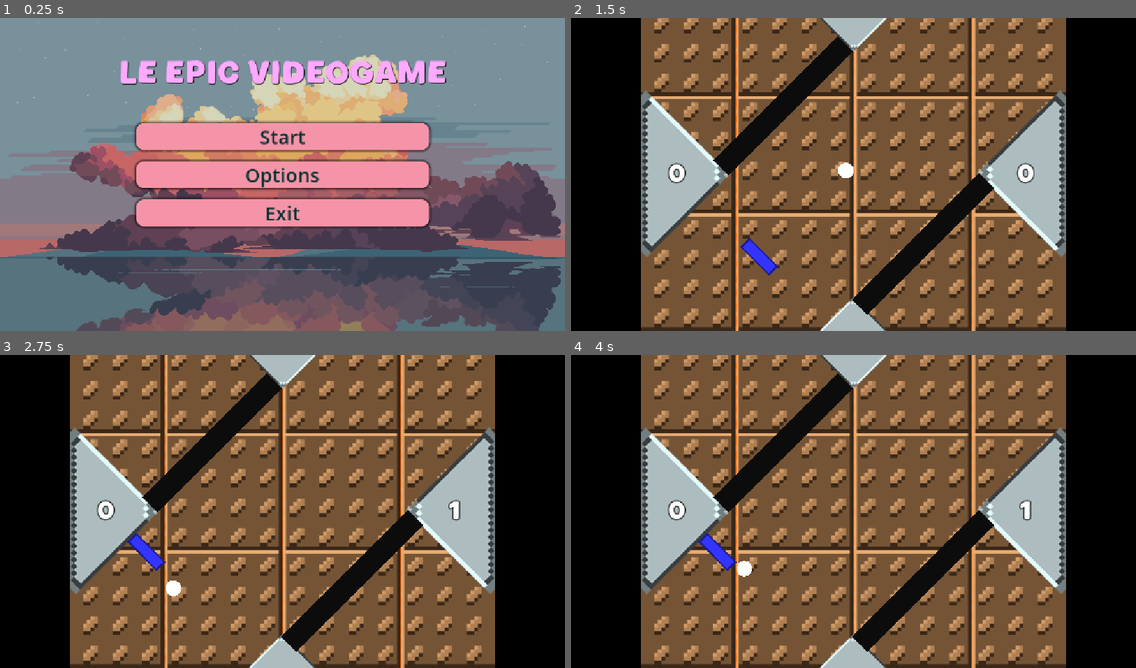
Above: before the commit, frames 1-4 (two rows, left to right).
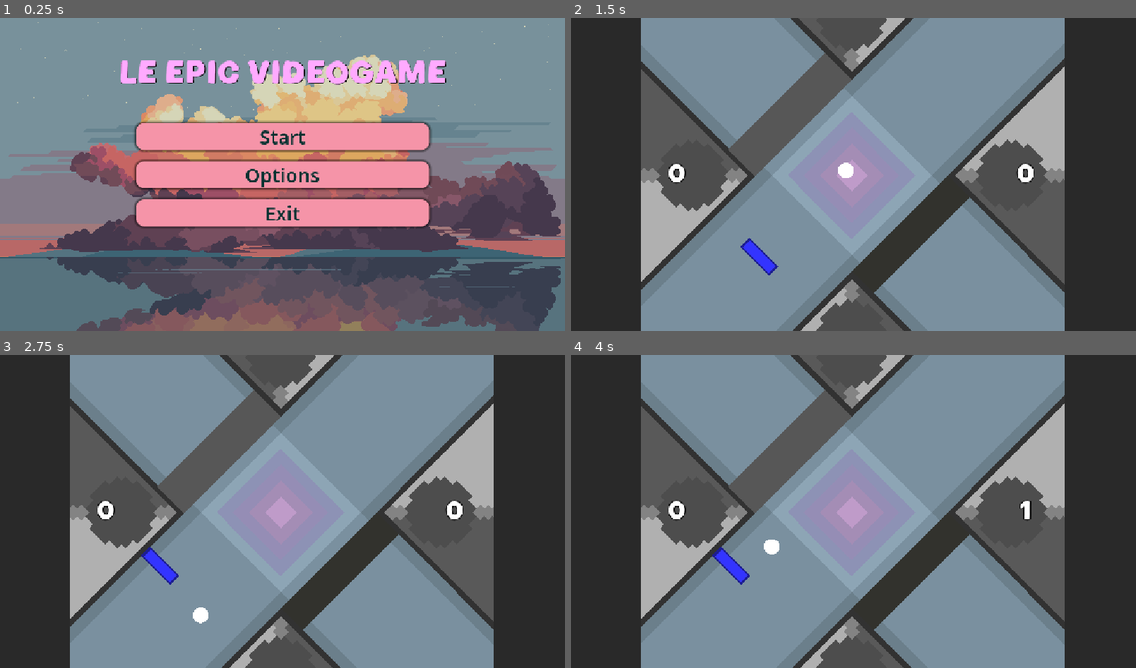
Above: after the commit, the same moments.

Repository: OskarSJ1337/GodotGame
Game: Godot game, scene res://scenes/menus/main_menu.tscn
Two runs of this game, one before a commit and one after it. Both use one fixed random seed, a clock stepped at 60 frames per second and the inputs below.
Inputs (mouse positions are in pixels of both pictures, inside the frame that each line leads up to):
- Up to frame 1 (0.25 s): no input
- Up to frame 2 (1.5 s): click "Start" at 0.5 s; click "CLIENT" at 1.25 s
- Up to frame 3 (2.75 s): move the mouse to (406, 495) at 2.02 s; hold W (up) from 2.03 s (still down)
- Up to frame 4 (4 s): move the mouse to (740, 527) at 2.77 s; release W (up) at 2.78 s; hold S (down) 2.78-3.53 s; move the mouse to (910, 442) at 3.52 s; hold W (up) from 3.53 s (still down)

The runs differ from the first frame. In frame 1, 1.1% of the frame differs, in the area x 0-100%, y 2-97%; in frame 2, 97%; in frame 3, 98%, in the area x 0-100%, y 0-100%; in frame 4, 98%.

Commit message:
New stage

Diff:
--- a/project.godot
+++ b/project.godot
@@ -47,6 +47,7 @@
 
 [rendering]
 
+textures/canvas_textures/default_texture_filter=0
 rendering_device/driver.windows="d3d12"
 renderer/rendering_method="gl_compatibility"
 renderer/rendering_method.mobile="gl_compatibility"
--- a/scenes/battle/game.tscn
+++ b/scenes/battle/game.tscn
@@ -4,30 +4,47 @@
 [ext_resource type="Texture2D" uid="uid://cmih6oe4f75wl" path="res://Assets/placeholders/Placeholderbackground.png" id="1_md7un"]
 [ext_resource type="Script" uid="uid://k0vfujcr23fl" path="res://scripts/components/main_game_script.gd" id="1_o32of"]
 [ext_resource type="PackedScene" uid="uid://ctrtle1hw0e24" path="res://scenes/battle/paddle.tscn" id="1_sm3ht"]
+[ext_resource type="Texture2D" uid="uid://j4xqonjhajqd" path="res://Assets/placeholders/TestStage.png" id="2_ig7ix"]
 [ext_resource type="Script" uid="uid://doqn5gm6b22rd" path="res://scripts/systems/high_level_multiplayer_spawner.gd" id="4_l63dy"]
 [ext_resource type="PackedScene" uid="uid://bjlmaor4ohqo8" path="res://scenes/battle/ball.tscn" id="5_l63dy"]
 [ext_resource type="FontFile" uid="uid://dm0tf83ellxd4" path="res://Assets/fonts/Boring Time.otf" id="6_wg6ik"]
 
 [sub_resource type="RectangleShape2D" id="RectangleShape2D_ig7ix"]
-size = Vector2(250.31589, 251.73004)
+size = Vector2(303.74658, 304.40952)
+
+[sub_resource type="RectangleShape2D" id="RectangleShape2D_gd1pj"]
+size = Vector2(306.08887, 330.92603)
+
+[sub_resource type="RectangleShape2D" id="RectangleShape2D_ww4su"]
+size = Vector2(144, 640)
 
 [sub_resource type="RectangleShape2D" id="RectangleShape2D_0q8dx"]
 size = Vector2(144, 640)
 
+[sub_resource type="RectangleShape2D" id="RectangleShape2D_gcqi4"]
+size = Vector2(1155.75, 27.5)
+
 [sub_resource type="RectangleShape2D" id="RectangleShape2D_ykgmc"]
 size = Vector2(1155.75, 27.5)
 
+[sub_resource type="RectangleShape2D" id="RectangleShape2D_w0nou"]
+size = Vector2(215.23837, 200.51965)
+
 [sub_resource type="RectangleShape2D" id="RectangleShape2D_q4bih"]
-size = Vector2(100.70179, 102.61315)
+size = Vector2(190.76746, 179.71481)
 
 [sub_resource type="RectangleShape2D" id="RectangleShape2D_31jh1"]
-size = Vector2(21.899733, 358.50317)
+size = Vector2(61.497677, 277.18585)
 
 [sub_resource type="RectangleShape2D" id="RectangleShape2D_2a15g"]
-size = Vector2(21.968489, 357.08896)
+size = Vector2(63.687744, 277.1859)
+
+[sub_resource type="SegmentShape2D" id="SegmentShape2D_ig7ix"]
+a = Vector2(143.54266, -144.24979)
+b = Vector2(-135.0574, 9.899506)
 
 [sub_resource type="RectangleShape2D" id="RectangleShape2D_o32of"]
-size = Vector2(361.3316, 160.18484)
+size = Vector2(361.3316, 66.46806)
 
 [node name="Game" type="Sprite2D" unique_id=1872106350]
 script = ExtResource("1_o32of")
@@ -36,17 +53,38 @@
 collision_layer = 2
 
 [node name="BorderBackground" type="ColorRect" parent="Borders" unique_id=827136393]
+visible = false
 offset_right = 1152.0
 offset_bottom = 640.0
 color = Color(0, 0, 0, 1)
 
 [node name="GameBackground" type="ColorRect" parent="Borders" unique_id=856382347]
+visible = false
 offset_left = 256.0
 offset_right = 896.0
 offset_bottom = 640.0
 color = Color(0.16206557, 0.1620656, 0.16206557, 1)
 
+[node name="GameBackground2" type="ColorRect" parent="Borders" unique_id=382282754]
+offset_right = 144.0
+offset_bottom = 640.0
+color = Color(0.16206557, 0.1620656, 0.16206557, 1)
+
+[node name="GameBackground3" type="ColorRect" parent="Borders" unique_id=900994674]
+offset_left = 1008.0
+offset_right = 1152.0
+offset_bottom = 640.0
+color = Color(0.16206557, 0.1620656, 0.16206557, 1)
+
+[node name="TestStage" type="Sprite2D" parent="Borders" unique_id=1972230397]
+z_index = -1
+position = Vector2(573, 322.00003)
+rotation = 0.7853982
+scale = Vector2(11.517166, 11.517166)
+texture = ExtResource("2_ig7ix")
+
 [node name="Placeholderbackground" type="Sprite2D" parent="Borders" unique_id=1092658260]
+visible = false
 position = Vector2(576.4574, 319.75003)
 scale = Vector2(1.2107751, 1.2107751)
 texture = ExtResource("1_md7un")
@@ -58,20 +96,20 @@
 texture = ExtResource("1_0tvmx")
 
 [node name="CollisionShape2D2" type="CollisionShape2D" parent="Borders" unique_id=1145547225]
-position = Vector2(1007, 320)
+position = Vector2(984.0156, 321.76563)
 rotation = 0.7853982
 scale = Vector2(0.9999998, 0.9999998)
 shape = SubResource("RectangleShape2D_ig7ix")
 
 [node name="CollisionShape2D" type="CollisionShape2D" parent="Borders" unique_id=1644520822]
-position = Vector2(146.00002, 320)
-rotation = 0.7853982
-scale = Vector2(0.9999999, 0.9999999)
-shape = SubResource("RectangleShape2D_ig7ix")
+position = Vector2(151.78125, 330.78125)
+rotation = 0.7853982
+scale = Vector2(0.9999999, 0.9999999)
+shape = SubResource("RectangleShape2D_gd1pj")
 
 [node name="CollisionShape2D7" type="CollisionShape2D" parent="Borders" unique_id=1590974658]
 position = Vector2(72, 320)
-shape = SubResource("RectangleShape2D_0q8dx")
+shape = SubResource("RectangleShape2D_ww4su")
 
 [node name="CollisionShape2D8" type="CollisionShape2D" parent="Borders" unique_id=701930312]
 position = Vector2(1080, 320)
@@ -79,49 +117,49 @@
 
 [node name="CollisionShape2D9" type="CollisionShape2D" parent="Borders" unique_id=1214566713]
 position = Vector2(574.125, -13.75)
-shape = SubResource("RectangleShape2D_ykgmc")
+shape = SubResource("RectangleShape2D_gcqi4")
 
 [node name="CollisionShape2D10" type="CollisionShape2D" parent="Borders" unique_id=365411639]
 position = Vector2(574.75, 654.5)
 shape = SubResource("RectangleShape2D_ykgmc")
 
 [node name="CollisionShape2D3" type="CollisionShape2D" parent="Borders" unique_id=1491030753]
-position = Vector2(575.71094, -4.234172)
-rotation = 0.7853982
-scale = Vector2(0.9999999, 0.9999999)
-shape = SubResource("RectangleShape2D_q4bih")
+position = Vector2(567.79614, -20.99263)
+rotation = 0.7853982
+scale = Vector2(0.9999999, 0.9999999)
+shape = SubResource("RectangleShape2D_w0nou")
 
 [node name="CollisionShape2D4" type="CollisionShape2D" parent="Borders" unique_id=1404850814]
-position = Vector2(576.3242, 644.8826)
+position = Vector2(576.9077, 648.9853)
 rotation = 0.7853982
 scale = Vector2(0.9999998, 0.9999998)
 shape = SubResource("RectangleShape2D_q4bih")
 
 [node name="2p border1" type="CollisionShape2D" parent="Borders" unique_id=585145531]
-position = Vector2(442.0073, 185.5073)
+position = Vector2(453.25726, 202.25728)
 rotation = 0.7853982
 scale = Vector2(0.9999999, 0.9999999)
 shape = SubResource("RectangleShape2D_31jh1")
 
 [node name="ColorRect" type="ColorRect" parent="Borders/2p border1" unique_id=823789947]
-offset_left = -33.23402
-offset_top = -177.41672
-offset_right = 11.073353
-offset_bottom = 181.4338
-color = Color(0.04755766, 0.047557645, 0.047557645, 1)
+offset_left = -46.589367
+offset_top = -138.69617
+offset_right = 31.184864
+offset_bottom = 141.34683
+color = Color(0.3403394, 0.3403393, 0.34033924, 1)
 
 [node name="2p border2" type="CollisionShape2D" parent="Borders" unique_id=1161708751]
-position = Vector2(711.01697, 454.51703)
+position = Vector2(693.517, 442.51703)
 rotation = 0.7853982
 scale = Vector2(0.9999999, 0.9999999)
 shape = SubResource("RectangleShape2D_2a15g")
 
 [node name="ColorRect" type="ColorRect" parent="Borders/2p border2" unique_id=1156363844]
-offset_left = -10.67748
-offset_top = -184.11392
-offset_right = 32.993603
-offset_bottom = 182.48581
-color = Color(0.04755766, 0.047557645, 0.047557645, 1)
+offset_left = -31.55376
+offset_top = -138.80185
+offset_right = 31.34425
+offset_bottom = 138.48016
+color = Color(0.1945776, 0.19686645, 0.17499545, 1)
 
 [node name="MultiplayerSpawner" type="MultiplayerSpawner" parent="." unique_id=1435765049]
 _spawnable_scenes = PackedStringArray("uid://ctrtle1hw0e24")
@@ -136,10 +174,10 @@
 [node name="ScoreLeft" type="Area2D" parent="." unique_id=2034770371]
 
 [node name="CollisionShape2D" type="CollisionShape2D" parent="ScoreLeft" unique_id=122082683]
-position = Vector2(327.61612, 567.88385)
-rotation = 0.7853982
-scale = Vector2(0.9999999, 0.9999999)
-shape = SubResource("RectangleShape2D_o32of")
+position = Vector2(248.5, 641.5)
+rotation = 0.7853982
+scale = Vector2(0.9999999, 0.9999999)
+shape = SubResource("SegmentShape2D_ig7ix")
 
 [node name="ScoreRight" type="Area2D" parent="." unique_id=1535569275]
 
Binary file added: Assets/placeholders/TestBackground.png
Not shown, added: Assets/placeholders/TestBackground.png.import
Binary file added: Assets/placeholders/TestStage.png
Not shown, added: Assets/placeholders/TestStage.png.import
